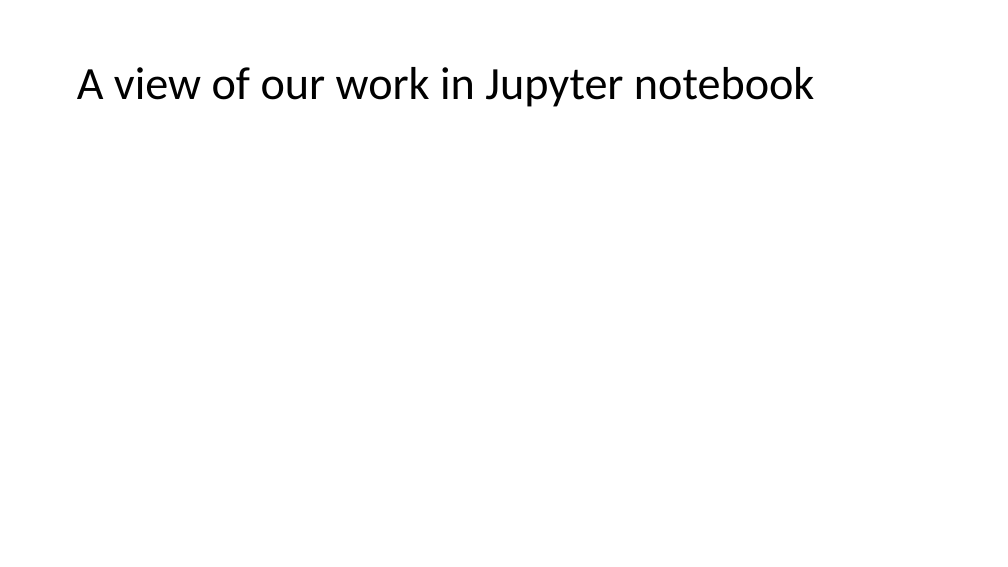
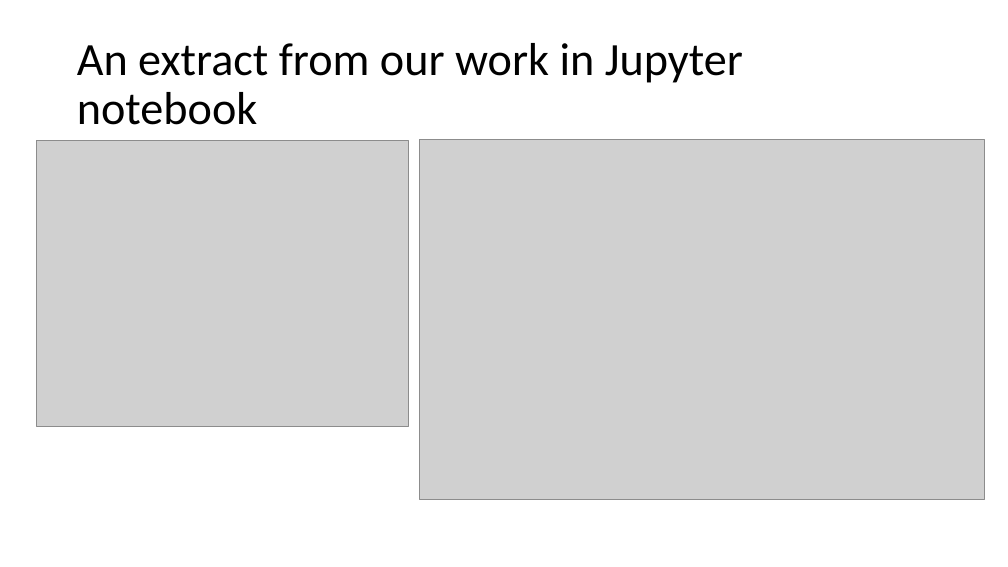
Before and after one commit to claybeaver/Group9_Project1, a slide deck: slide 4 of Final_Presentation.pptx. Drawn at 1008x567 pixels with LibreOffice and Linux fonts; fonts in the diff are those of the drawing; grey boxes stand for pictures. Boxes give left, top, right and bottom in pixels: in the first picture for what was removed or moved away, otherwise in the second. Text is boxed around its words. In the diff, an @@ line names an element or a change of style, - is before the commit and + after.

```diff
--- a/Final_Presentation.pptx
+++ b/Final_Presentation.pptx
@@ title at bbox=[77, 43, 743, 125]: text changed @@
-A view of our work in Jupyter notebook
+An extract from our work in Jupyter notebook
@@ picture added at bbox=[36, 141, 408, 426] @@
@@ picture added at bbox=[420, 140, 984, 500] @@
```
Also in this commit, not shown: 9 slides added, 16 other files.
